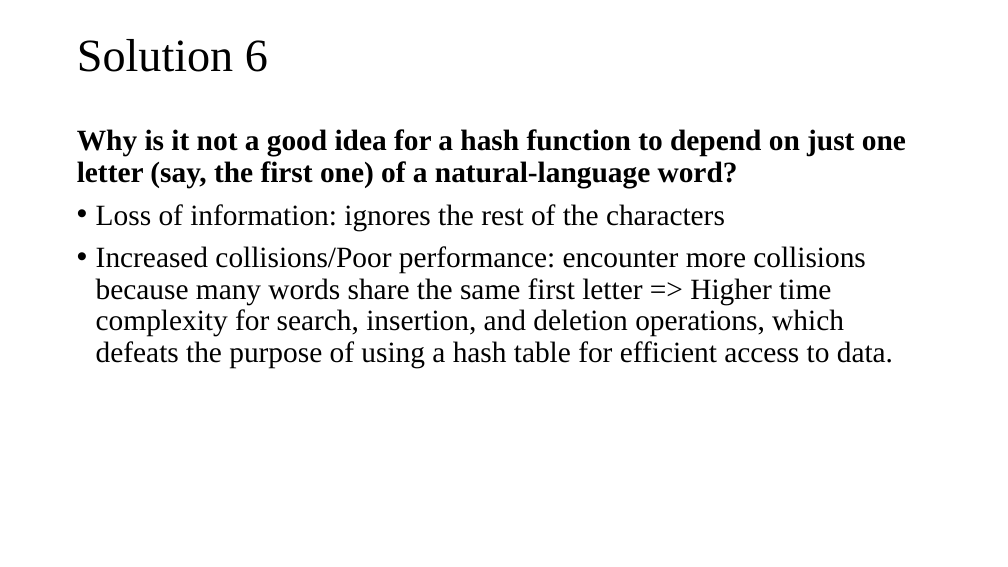
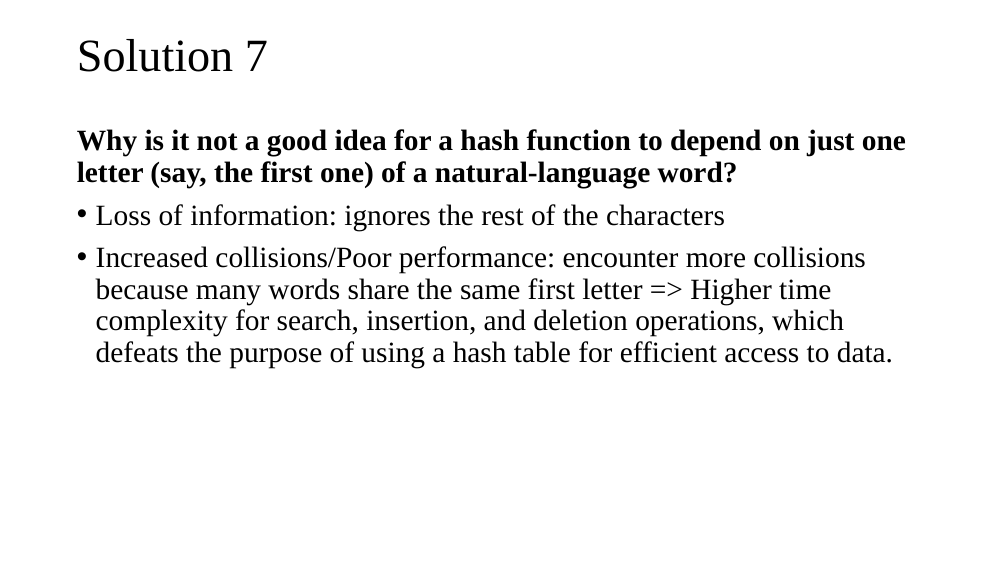
Before and after one commit to tamlhp/2801ict, a slide deck: slide 47 of week-7&8/problem-set/2801ict-week7&8.pptx (slide 41 before the commit). Drawn at 1008x567 pixels with LibreOffice and Linux fonts; fonts in the diff are those of the drawing. Boxes give left, top, right and bottom in pixels: in the first picture for what was removed or moved away, otherwise in the second. Text is boxed around its words. In the diff, an @@ line names an element or a change of style, - is before the commit and + after.

```diff
--- a/week-7&8/problem-set/2801ict-week7&8.pptx
+++ b/week-7&8/problem-set/2801ict-week7&8.pptx
@@ title at (x1=77, y1=39, x2=268, y2=72): text changed @@
-Solution 6
+Solution 7
```
Also in this commit, not shown: 39 other slides changed, 8 slides added, 1 slide removed.
